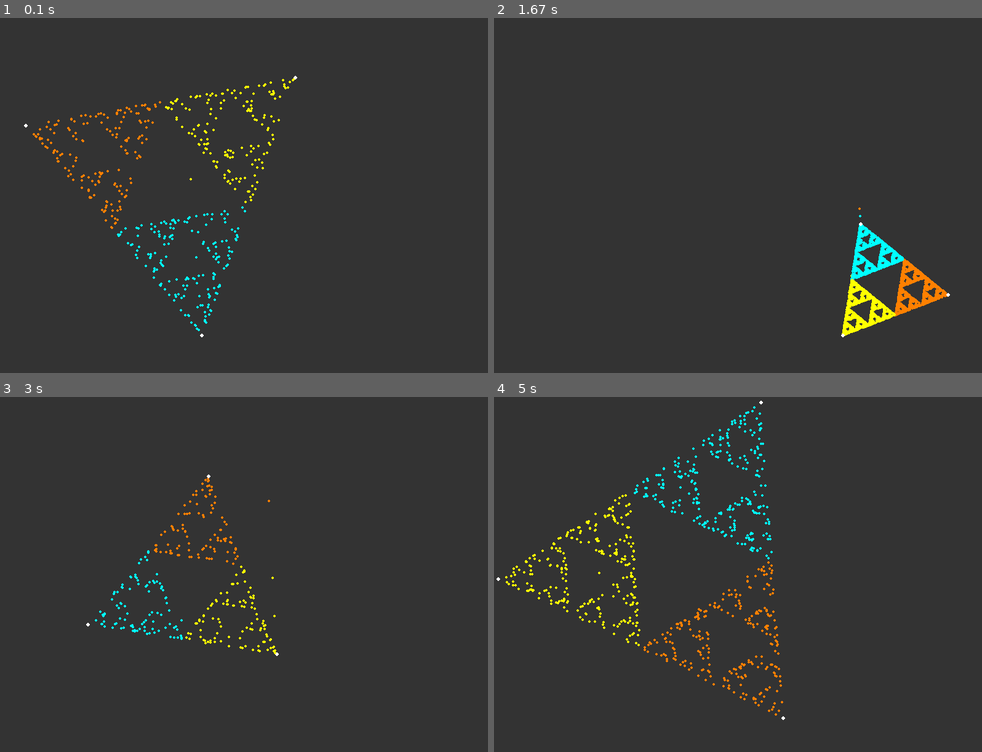
Above: before the commit, frames 1-4 (two rows, left to right).
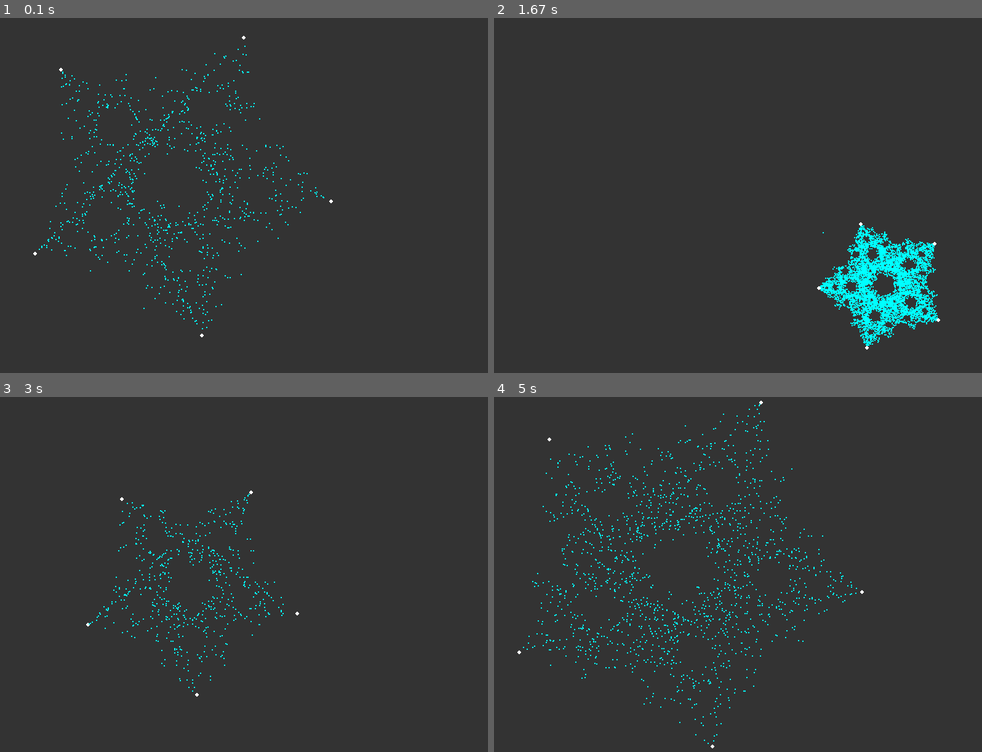
Above: after the commit, the same moments.

Repository: DHameete/pygames
Game: pygame game, started from 07_ChaosGame/main.py
Same seed, same stepped clock (60 frames per second), same inputs: the game is played once before the commit and once after it.
Inputs:
- Up to frame 1 (0.1 s): no input
- Up to frame 2 (1.67 s): tap Enter at 0.33 s
- Up to frame 3 (3 s): tap Space at 1.67, 2.07, 2.37, 2.57, 2.9 s
- Up to frame 4 (5 s): tap Space at 3.2, 3.4, 3.7, 3.97, 4.3, 4.6, 4.73 s

The runs differ from the first frame. In frame 1, 2.0% of the frame differs, in the area x 4-69%, y 5-89%; in frame 2, 3.4%, in the area x 66-94%, y 53-94%; in frame 3, 1.2%; in frame 4, 3.2%.

Commit message:
start implementing multiple shapes

Diff:
--- a/07_ChaosGame/main.py
+++ b/07_ChaosGame/main.py
@@ -13,6 +13,8 @@
 YELLOW = (255, 255, 0)
 
 COLORS = [BLUE, ORANGE, YELLOW]
+
+n = 5
 
 def init_chaos():
     points = []
@@ -39,14 +41,14 @@
     r = random.randint(height/6, height/2)
     x_mid = random.randint(r, width - r)
     y_mid = random.randint(r, height - r)
-    a = random.randint(0,360)
+    phi = random.randint(0,360)
 
-    for _ in range(3):
-        x = r * math.cos(a * math.pi / 180) + x_mid
-        y = r * math.sin(a * math.pi / 180) + y_mid
+    for _ in range(n):
+        x = r * math.cos(phi * math.pi / 180) + x_mid
+        y = r * math.sin(phi * math.pi / 180) + y_mid
         points.append(pygame.Vector2(x,y))
 
-        a += 120
+        phi += (360 / n)
 
     return points
 
@@ -72,6 +74,10 @@
     clr = BLUE
     now = time.time()
 
+    prevprev = 0
+    prev = 0
+    a = prev
+
     # loop
     while True:
         for event in pygame.event.get():
@@ -95,13 +101,24 @@
             pygame.draw.circle(displaysurface, WHITE, point, 3)
 
         # Draw new set of points
-        for _ in range(50):
+        for _ in range(100):
             a = random.choice(range(len(points)))
+            # while a == prev:
+            #     a = random.choice(range(len(points)))
+            # while a == (prev+1)%n or a == (prev-1)%n:
+            #     a = random.choice(range(len(points)))
+            # while a == (prev+1)%n or a == (prev-1)%n:
+            #     a = random.choice(range(len(points)))
+            while (a == (prev+1)%n or a == (prev-1)%n) and (prev == prevprev):
+                a = random.choice(range(len(points)))
 
             pos = pos.lerp(points[a],0.5)
-            clr = COLORS[a]
+            # clr = COLORS[a % 3]
 
-            pygame.draw.circle(displaysurface, clr, pos, 2)
+            pygame.draw.circle(displaysurface, clr, pos, 1)
+
+            prevprev = prev
+            prev = a
 
         # Update display
         pygame.display.update()
